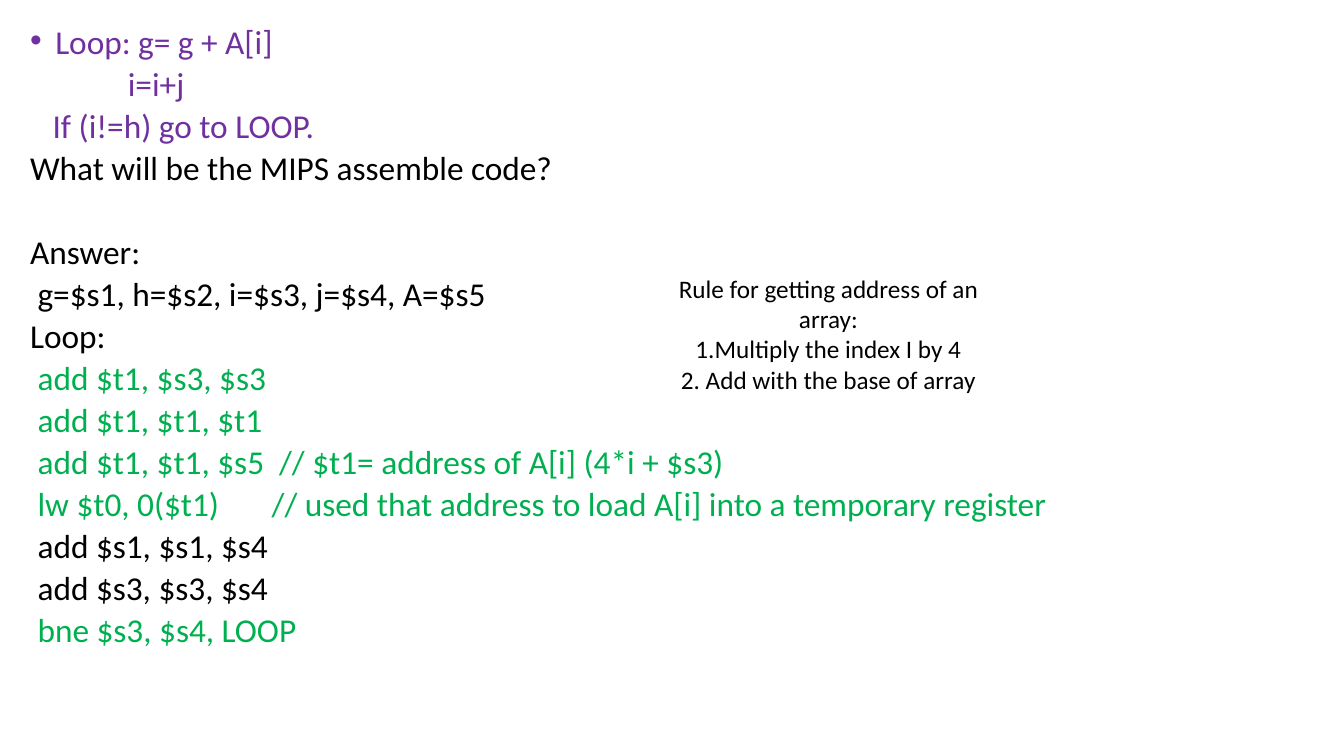
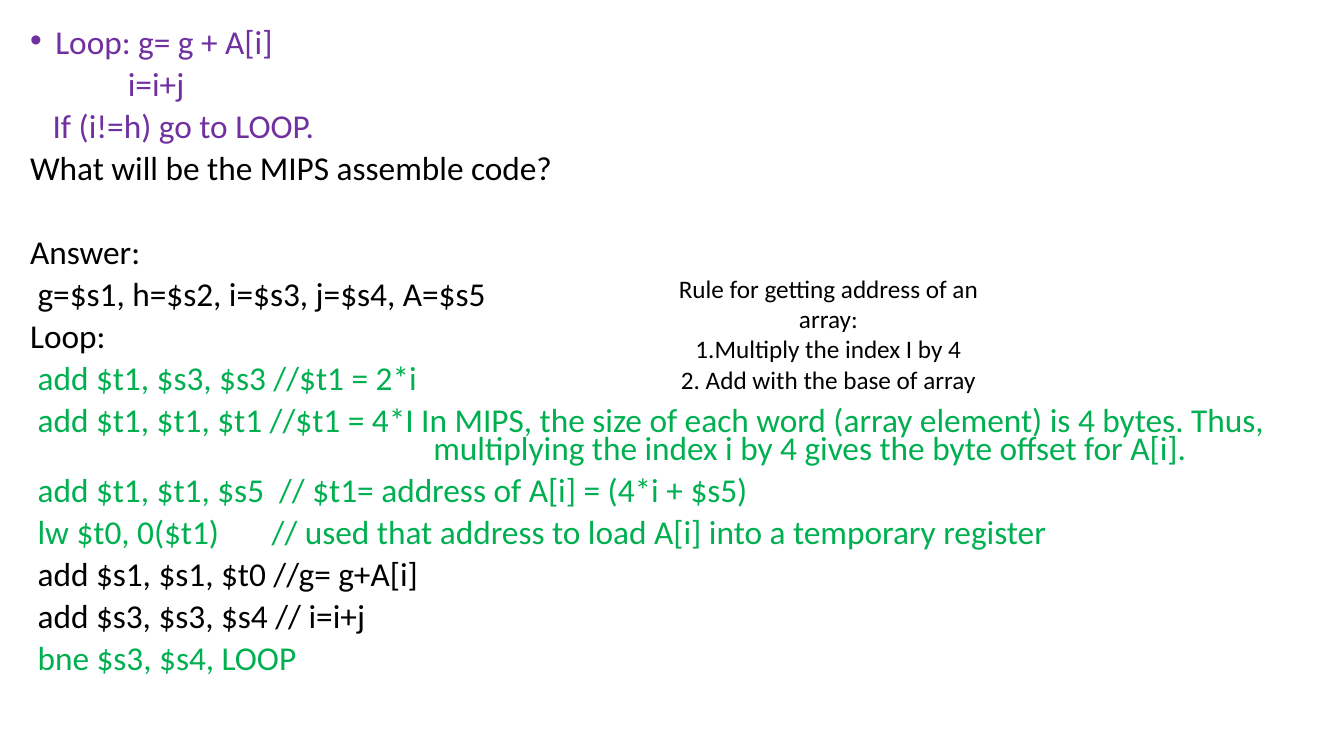
Before and after one commit to Syedshajib55/Computer-Architecture, a slide deck: slide 31 of CSE_213_3.pptx (slide 30 before the commit). Drawn at 1344x756 pixels with LibreOffice and Linux fonts; fonts in the diff are those of the drawing. Boxes give left, top, right and bottom in pixels: in the first picture for what was removed or moved away, otherwise in the second. Text is boxed around its words. In the diff, an @@ line names an element or a change of style, - is before the commit and + after.

```diff
--- a/CSE_213_3.pptx
+++ b/CSE_213_3.pptx
@@ text at box(38, 366, 1264, 507): text changed @@
-add $t1, $s3, $s3
-add $t1, $t1, $t1
-add $t1, $t1, $s5 // $t1= address of A[i] (4*i + $s3)
+add $t1, $s3, $s3 //$t1 = 2*i
+add $t1, $t1, $t1 //$t1 = 4*I In MIPS, the size of each word (array element) is 4 bytes. Thus, multiplying the index i by 4 gives the byte offset for A[i].
+add $t1, $t1, $s5 // $t1= address of A[i] = (4*i + $s5)
@@ text at box(38, 562, 418, 634): text changed @@
-add $s1, $s1, $s4
-add $s3, $s3, $s4
+add $s1, $s1, $t0 //g= g+A[i]
+add $s3, $s3, $s4 // i=i+j
```
Also in this commit, not shown: 16 other slides changed, 3 slides added, 2 slides removed.
